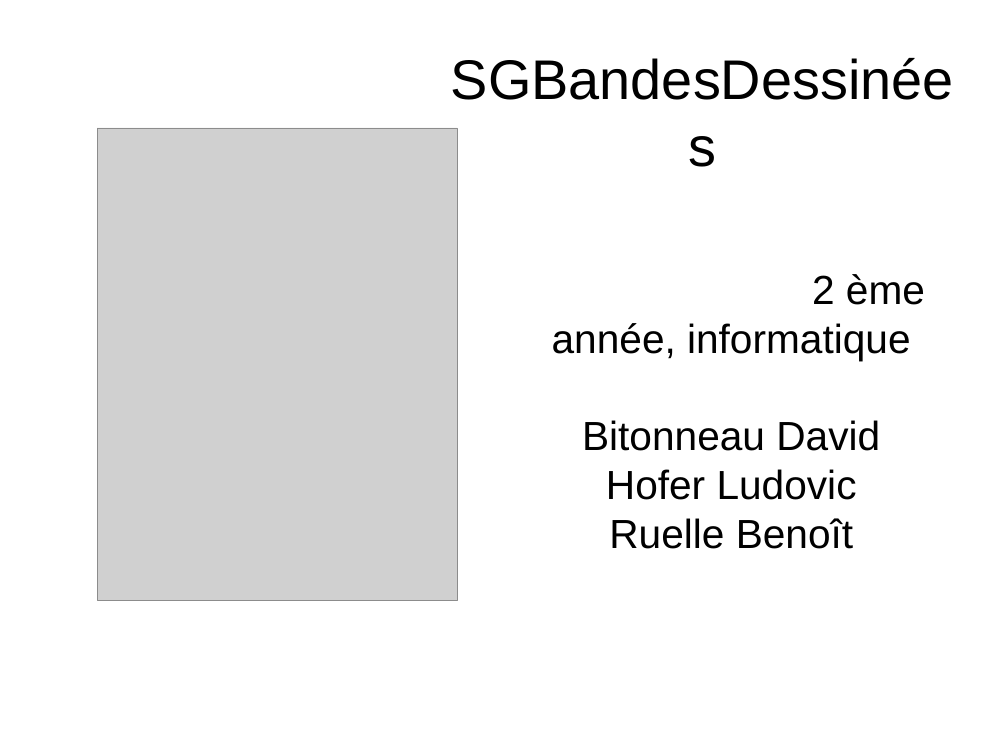
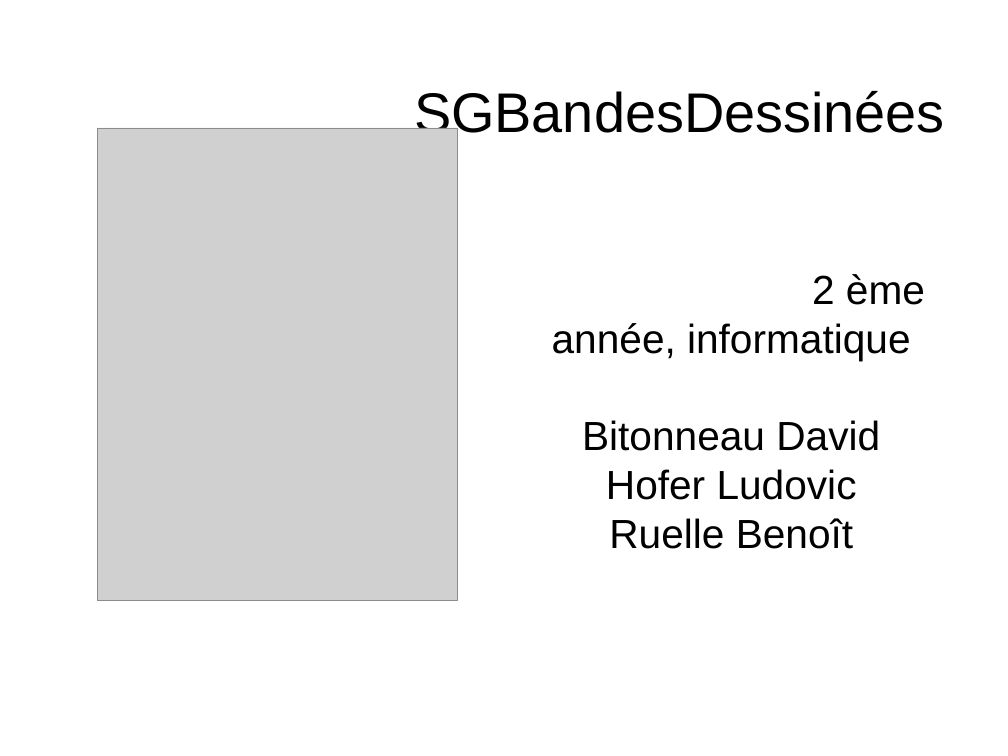
Before and after one commit to shazame/SGBandesDessinees, a slide deck: slide 1 of rapport/soutenance.odp. Drawn at 1008x756 pixels with LibreOffice and Linux fonts; fonts in the diff are those of the drawing; grey boxes stand for pictures. Boxes give left, top, right and bottom in pixels: in the first picture for what was removed or moved away, otherwise in the second. Text is boxed around its words. In the diff, an @@ line names an element or a change of style, - is before the commit and + after.

Commit message:
Presentation

```diff
--- a/rapport/soutenance.odp
+++ b/rapport/soutenance.odp
@@ title "SGBandesDessinées" rewrapped from [448, 48, 958, 174] to [414, 91, 945, 142] @@
```
